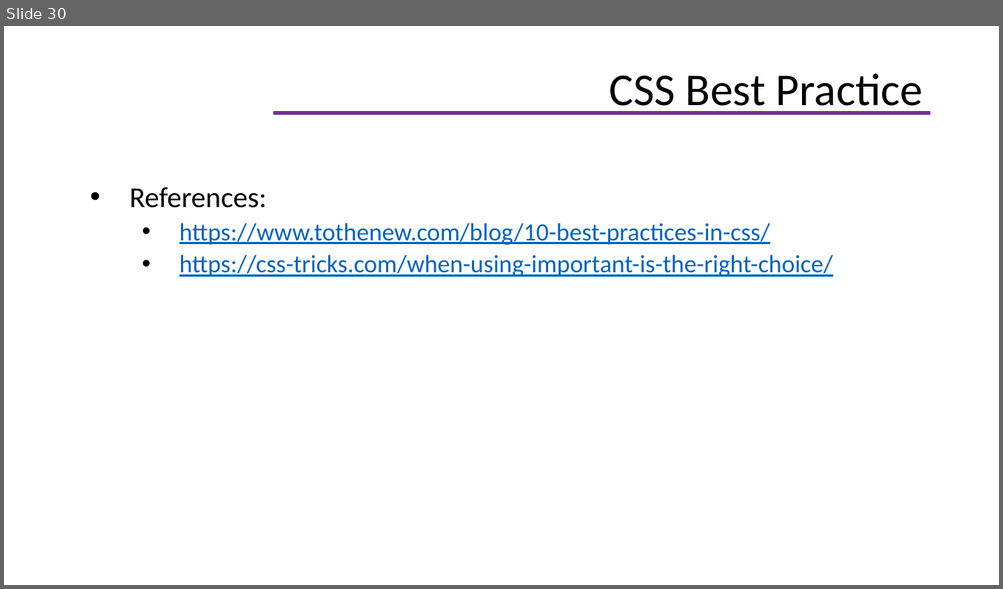
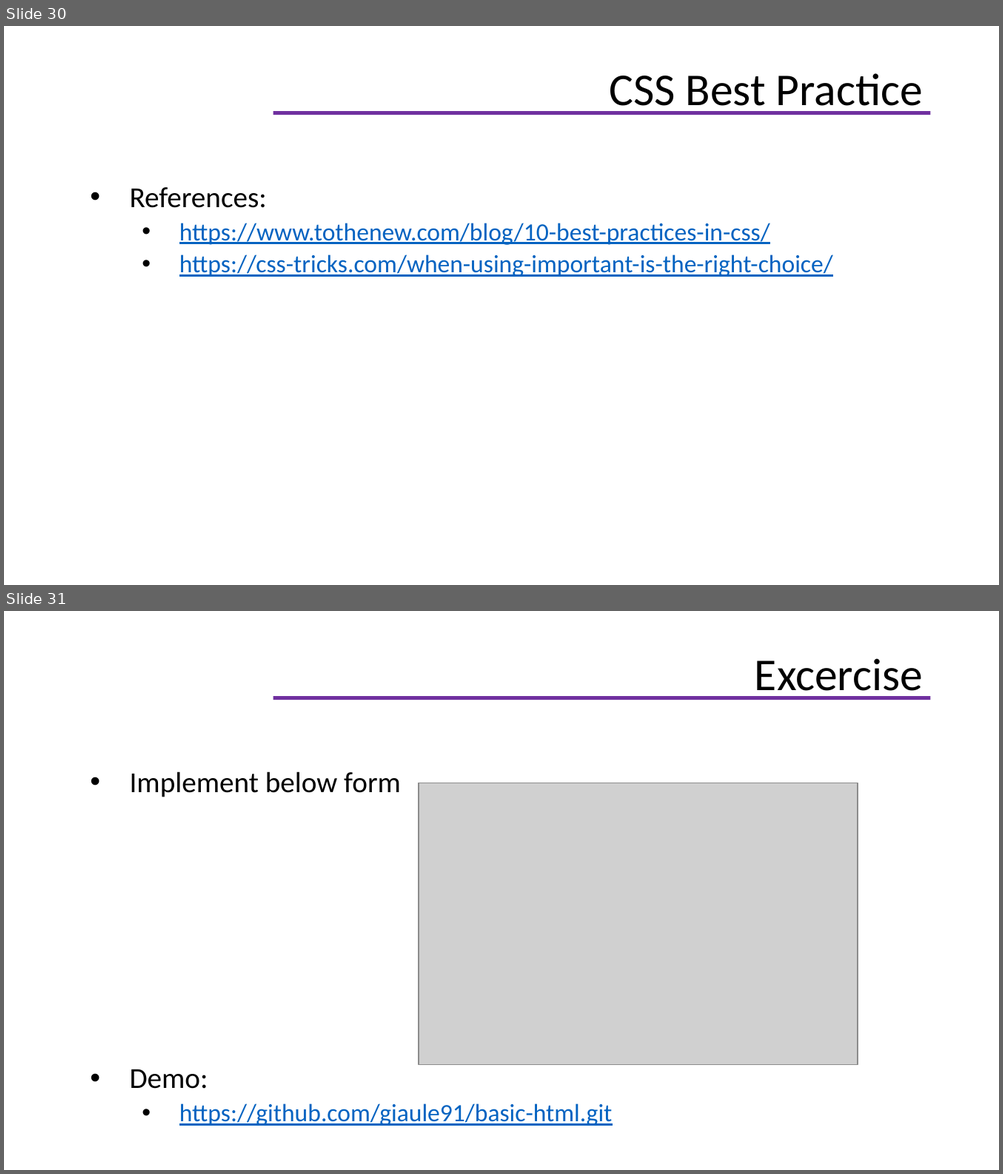
Before and after one commit to giaule91/basic-html, a slide deck: docs/CSS.pptx. Shown one above the other, each under a label of ours: slide 30 before the commit, slides 30 and 31 after it. The pictures are 1003x589 and 1003x1174 pixels, drawn with LibreOffice and Linux fonts; fonts in the diff are those of the drawing; grey boxes stand for pictures; background and template pictures are left out. Boxes give left, top, right and bottom in pixels: in the first picture for what was removed or moved away, otherwise in the second. Text is boxed around its words. In the diff, an @@ line names an element or a change of style, - is before the commit and + after.

Commit message:
update demo html structure

```diff
--- a/docs/CSS.pptx
+++ b/docs/CSS.pptx
@@ slide 31 added at (4, 611, 999, 1170), background #FFFFFF; not listed: 1 template element that a slide beside it also shows @@
@@ title added at (754, 658, 922, 700), 33 pt, text #000000 @@
+Excercise
@@ text added at (130, 772, 612, 1126), 18 pt, text #0563C1, underline @@
+• Implement below form
+• Demo:
+  • https://github.com/giaule91/basic-html.git
@@ picture added at (418, 783, 857, 1065) @@
```
Also in this commit, not shown: 1 slide changed, 1 slide removed, 17 other files.
